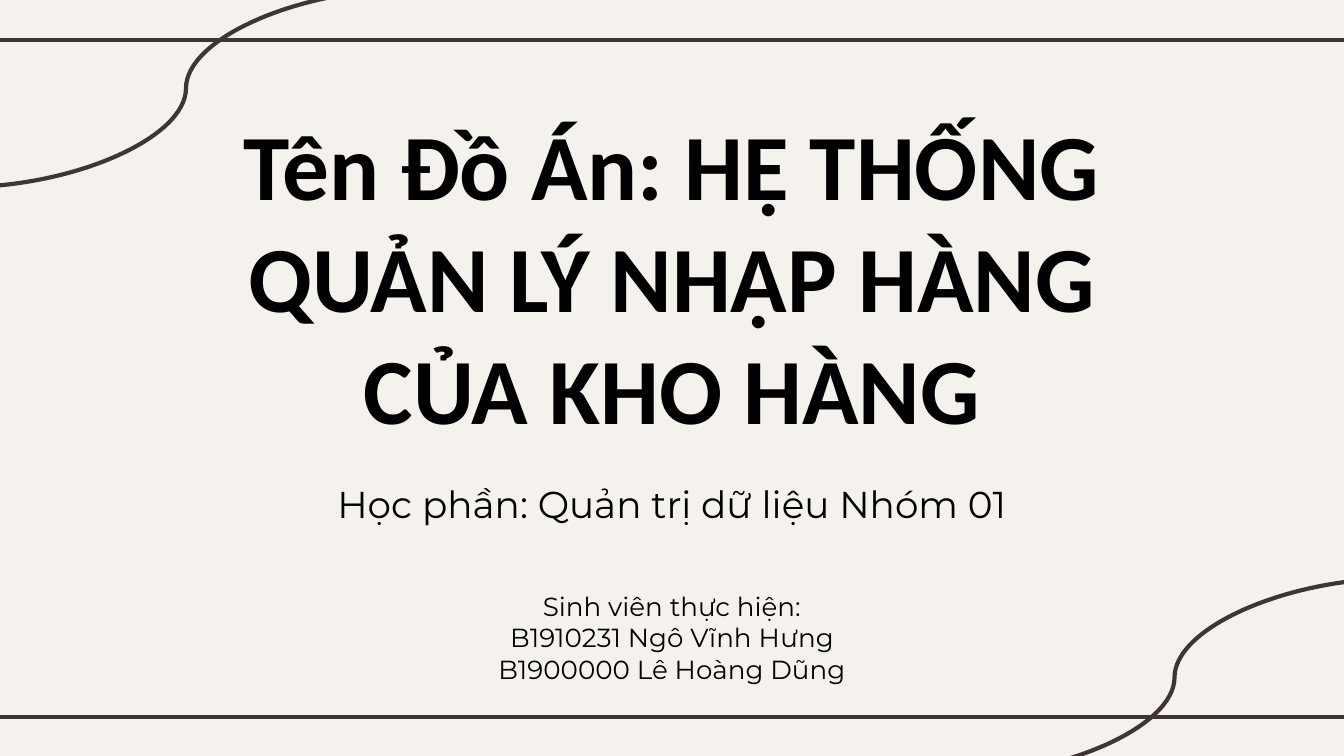
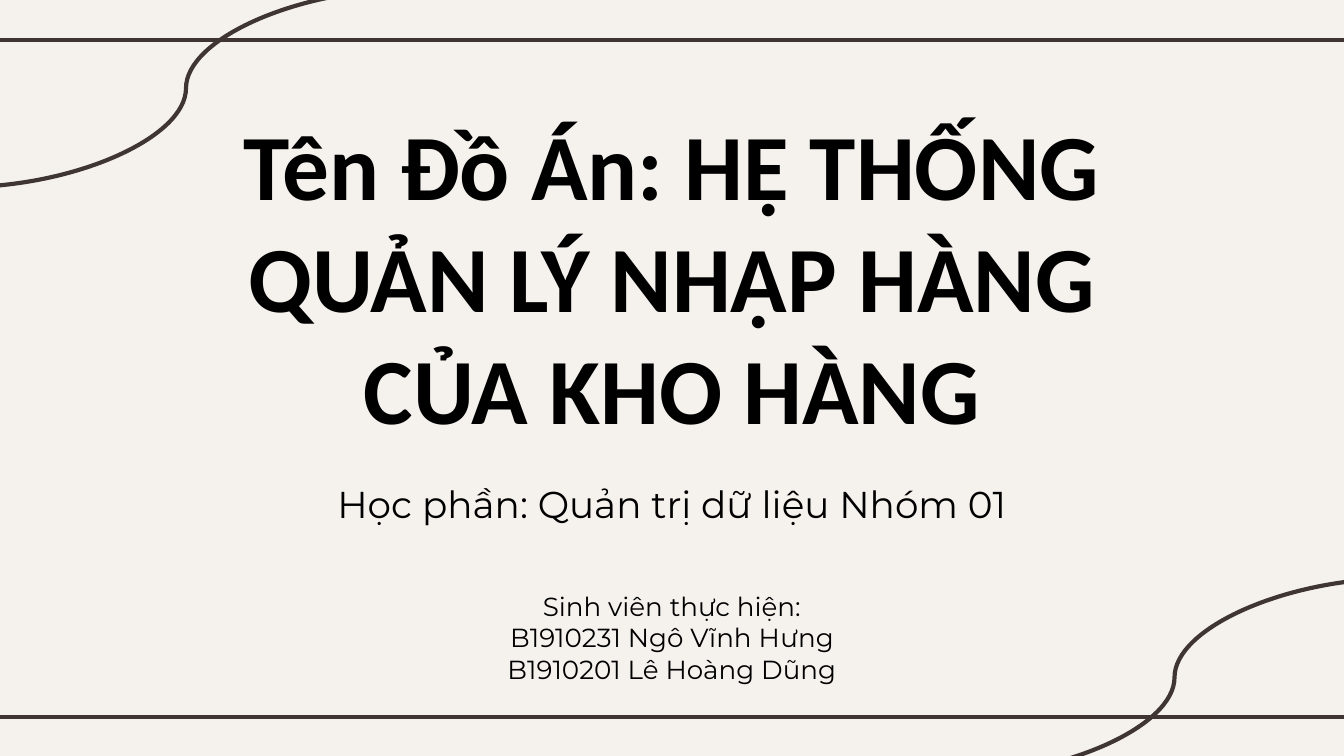
Before and after one commit to ngovinhhung2001/project.qtdlieu, a slide deck: slide 1 of Báo cáo QTDLiệu.pptx. Drawn at 1344x756 pixels with LibreOffice and Linux fonts; fonts in the diff are those of the drawing. Boxes give left, top, right and bottom in pixels: in the first picture for what was removed or moved away, otherwise in the second. Text is boxed around its words. In the diff, an @@ line names an element or a change of style, - is before the commit and + after.

Commit message:
Commit lần cuối trước nộp bài

```diff
--- a/Báo cáo QTDLiệu.pptx
+++ b/Báo cáo QTDLiệu.pptx
@@ text at (507,660,836,685): text changed @@
-B1900000 Lê Hoàng Dũng
+B1910201 Lê Hoàng Dũng
```
